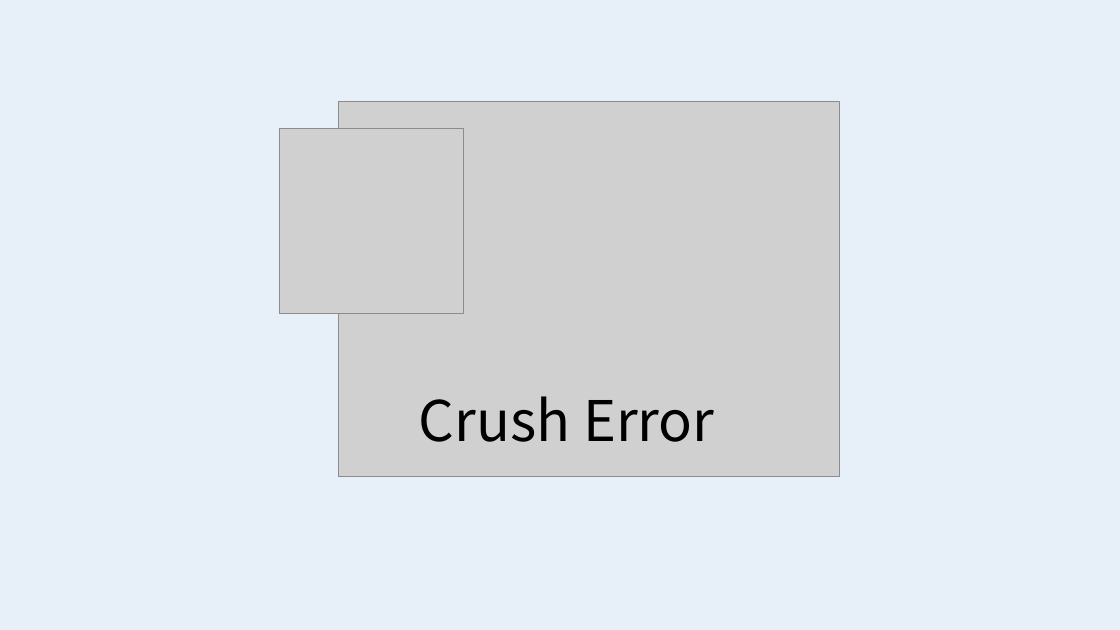
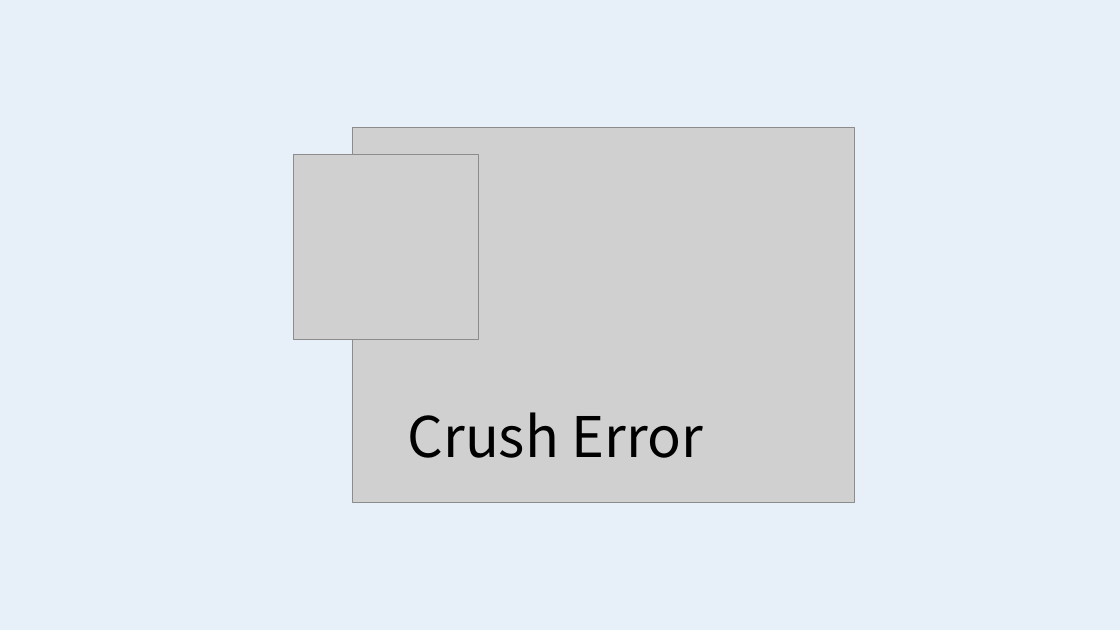
Before and after one commit to KoEonYack/Tistory-Coveant, a slide deck: slide 2 of Article/DevOps/chown_문제해결/img/img.pptx. Drawn at 1120x630 pixels with LibreOffice and Linux fonts; fonts in the diff are those of the drawing; grey boxes stand for pictures. Boxes give left, top, right and bottom in pixels: in the first picture for what was removed or moved away, otherwise in the second. Text is boxed around its words. In the diff, an @@ line names an element or a change of style, - is before the commit and + after.

```diff
--- a/Article/DevOps/chown_문제해결/img/img.pptx
+++ b/Article/DevOps/chown_문제해결/img/img.pptx
@@ picture: place and size @@
-picture at (339,102,840,476)
+picture at (353,128,854,502)
@@ picture: place and size @@
-picture at (279,129,464,313)
+picture at (293,155,478,339)
@@ text "Crush Error": place and size @@
-text "Crush Error" at (419,396,714,442)
+text "Crush Error" at (408,412,703,458)
```
Also in this commit, not shown: 2 other files.
